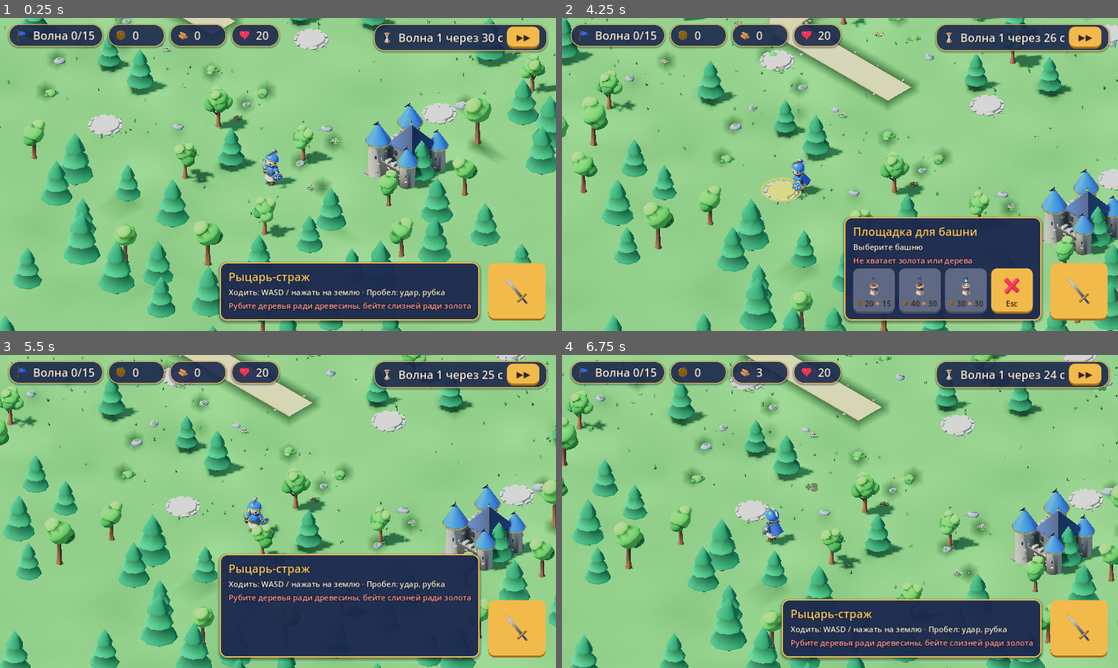
Above: before the commit, frames 1-4 (two rows, left to right).
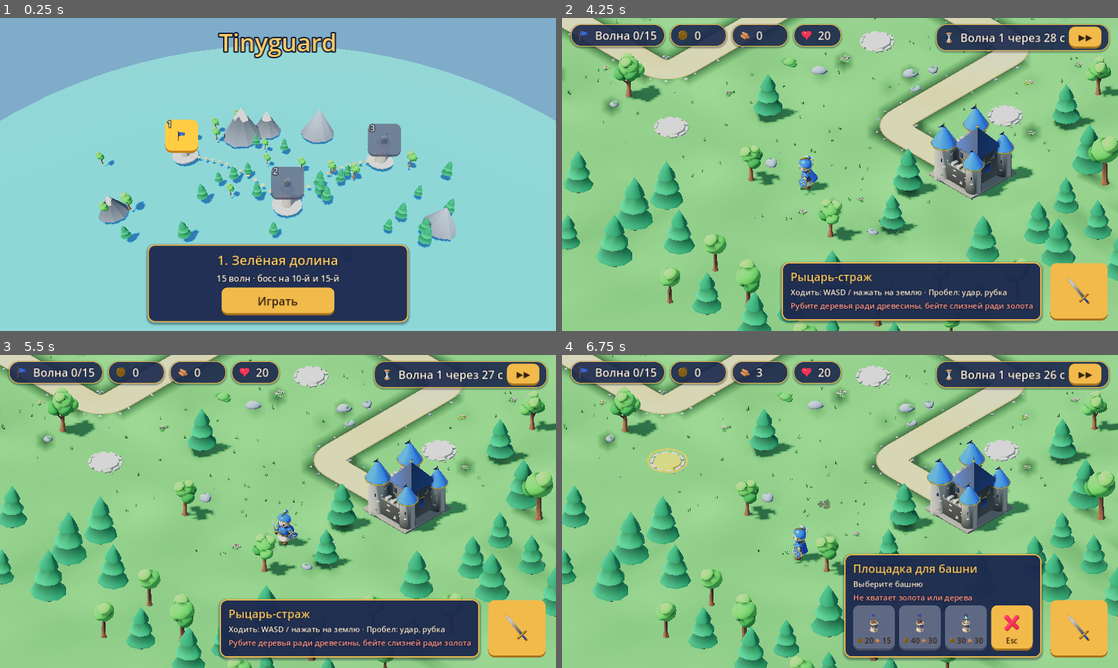
Above: after the commit, the same moments.

Repository: glebanya13/tinyguard
Game: Godot game, scene res://scenes/level_select.tscn
Same seed, same stepped clock (60 frames per second), same inputs: the game is played once before the commit and once after it. Before the commit the project starts from res://scenes/main.tscn.
Inputs (mouse positions are in pixels of both pictures, inside the frame that each line leads up to):
- Up to frame 1 (0.25 s): no input
- Up to frame 2 (4.25 s): click (745, 136) at 0.5 s, where only the run after the commit has a clickable "1"; click (745, 133) at 1.25 s, where only the run after the commit has a clickable "1"; click (840, 302) at 2 s, where only the run after the commit has a clickable "Играть"; move the mouse to (962, 158) at 2.77 s; hold D (move_right) 2.78-3.5 s; tap Space (attack) at 2.85 s; click (962, 158) at 2.92 s; drag from (728, 190) to (812, 237) at 3.52 s
- Up to frame 3 (5.5 s): move the mouse to (333, 442) at 4.27 s; hold D (move_right) 4.28-5 s; tap 3 (build_frost) at 4.35 s; click (333, 442) at 4.42 s; drag from (250, 574) to (111, 464) at 5.02 s
- Up to frame 4 (6.75 s): move the mouse to (1006, 558) at 5.77 s; hold A (move_left) 5.78-6.5 s; tap Space (attack) at 5.85 s; click (1006, 558) at 5.92 s; drag from (673, 464) to (756, 433) at 6.52 s

The runs differ from the first frame. In frame 1, 96% of the frame differs, in the area x 0-100%, y 0-100%; in frame 2, 47%; in frame 3, 43%; in frame 4, 48%.

Commit message:
Level select screen on the world map; it is the new entry scene
Co-Authored-By: Claude Opus 5.5 <noreply@anthropic.com>
Claude-Session: https://claude.ai/code/session_01Jn6C1T23zeB4fAt7EFLmDy

Diff:
--- a/project.godot
+++ b/project.godot
@@ -13,7 +13,7 @@
 config/name="Tinyguard"
 config/description="Lightweight low-poly 3D tower defense for Android."
 config/version="0.1.0"
-run/main_scene="res://scenes/main.tscn"
+run/main_scene="res://scenes/level_select.tscn"
 config/features=PackedStringArray("4.3", "GL Compatibility")
 config/icon="res://icon.svg"
 
--- /dev/null
+++ b/scenes/level_select.tscn
@@ -0,0 +1,126 @@
+[gd_scene load_steps=7 format=3]
+
+[ext_resource type="Script" path="res://scripts/level_select.gd" id="1_select"]
+[ext_resource type="PackedScene" path="res://assets/models/worldmap.glb" id="2_map"]
+[ext_resource type="Theme" path="res://ui/theme.tres" id="3_theme"]
+
+[sub_resource type="ProceduralSkyMaterial" id="sky_mat"]
+sky_top_color = Color(0.36, 0.6, 0.9, 1)
+sky_horizon_color = Color(0.74, 0.86, 0.95, 1)
+ground_bottom_color = Color(0.5, 0.7, 0.88, 1)
+ground_horizon_color = Color(0.74, 0.86, 0.95, 1)
+sun_angle_max = 20.0
+
+[sub_resource type="Sky" id="sky"]
+sky_material = SubResource("sky_mat")
+
+[sub_resource type="Environment" id="env_main"]
+background_mode = 2
+sky = SubResource("sky")
+ambient_light_source = 3
+ambient_light_color = Color(0.86, 0.9, 1, 1)
+ambient_light_sky_contribution = 0.6
+ambient_light_energy = 0.75
+reflected_light_source = 2
+tonemap_mode = 2
+tonemap_exposure = 0.95
+tonemap_white = 6.0
+adjustment_enabled = true
+adjustment_saturation = 1.12
+
+[node name="LevelSelect" type="Node3D"]
+script = ExtResource("1_select")
+
+[node name="WorldEnvironment" type="WorldEnvironment" parent="."]
+environment = SubResource("env_main")
+
+[node name="Sun" type="DirectionalLight3D" parent="."]
+transform = Transform3D(0.819152, 0.469846, -0.32899, 0, 0.573576, 0.819152, 0.573576, -0.67101, 0.469846, 0, 10, 0)
+light_color = Color(1, 0.94, 0.84, 1)
+light_energy = 1.05
+shadow_enabled = true
+shadow_blur = 1.5
+directional_shadow_mode = 0
+directional_shadow_max_distance = 40.0
+
+[node name="Camera" type="Camera3D" parent="."]
+transform = Transform3D(1, 0, 0, 0, 0.766044, 0.642788, 0, -0.642788, 0.766044, 0, 15, 17)
+fov = 45.0
+current = true
+
+[node name="Map" parent="." instance=ExtResource("2_map")]
+
+[node name="UI" type="CanvasLayer" parent="."]
+
+[node name="Root" type="Control" parent="UI"]
+layout_mode = 3
+anchors_preset = 15
+anchor_right = 1.0
+anchor_bottom = 1.0
+grow_horizontal = 2
+grow_vertical = 2
+mouse_filter = 2
+theme = ExtResource("3_theme")
+
+[node name="Title" type="Label" parent="UI/Root"]
+layout_mode = 1
+anchors_preset = 5
+anchor_left = 0.5
+anchor_right = 0.5
+offset_left = -300.0
+offset_top = 16.0
+offset_right = 300.0
+offset_bottom = 90.0
+grow_horizontal = 2
+theme_override_colors/font_color = Color(0.98, 0.8, 0.4, 1)
+theme_override_constants/outline_size = 12
+theme_override_font_sizes/font_size = 56
+text = "Tinyguard"
+horizontal_alignment = 1
+
+[node name="Sites" type="Control" parent="UI/Root"]
+layout_mode = 1
+anchors_preset = 15
+anchor_right = 1.0
+anchor_bottom = 1.0
+grow_horizontal = 2
+grow_vertical = 2
+mouse_filter = 2
+
+[node name="Info" type="PanelContainer" parent="UI/Root"]
+layout_mode = 1
+anchors_preset = 7
+anchor_left = 0.5
+anchor_top = 1.0
+anchor_right = 0.5
+anchor_bottom = 1.0
+offset_left = -300.0
+offset_top = -170.0
+offset_right = 300.0
+offset_bottom = -20.0
+grow_horizontal = 2
+grow_vertical = 0
+
+[node name="Content" type="VBoxContainer" parent="UI/Root/Info"]
+layout_mode = 2
+theme_override_constants/separation = 6
+alignment = 1
+
+[node name="Name" type="Label" parent="UI/Root/Info/Content"]
+layout_mode = 2
+theme_override_colors/font_color = Color(0.98, 0.8, 0.4, 1)
+theme_override_font_sizes/font_size = 30
+text = "1. Зелёная долина"
+horizontal_alignment = 1
+
+[node name="Subtitle" type="Label" parent="UI/Root/Info/Content"]
+layout_mode = 2
+theme_override_font_sizes/font_size = 20
+text = ""
+horizontal_alignment = 1
+
+[node name="PlayButton" type="Button" parent="UI/Root/Info/Content"]
+custom_minimum_size = Vector2(260, 64)
+layout_mode = 2
+size_flags_horizontal = 4
+text = "Играть"
--- /dev/null
+++ b/scripts/level_select.gd
@@ -0,0 +1,86 @@
+extends Node3D
+## Start screen: a 3D island map with one button per level. Locked levels
+## show a lock; finished ones a star. Picking a level and pressing "Play"
+## loads the game scene with LevelCatalog.selected_id set.
+
+const GAME_SCENE := "res://scenes/main.tscn"
+const LOCK_ICON: Texture2D = preload("res://ui/icons/lock.png")
+const STAR_ICON: Texture2D = preload("res://ui/icons/star.png")
+const CASTLE_ICON: Texture2D = preload("res://ui/icons/flag.png")
+## Seconds for one full slow turn of the camera around the island.
+const ORBIT_PERIOD := 90.0
+const ORBIT_SWAY := 0.12
+
+var _site_buttons: Array[Button] = []
+var _sites: Array[Node3D] = []
+var _selected: int = 0
+var _time: float = 0.0
+var _camera_base: Transform3D
+
+@onready var _map: Node3D = $Map
+@onready var _camera: Camera3D = $Camera
+@onready var _site_layer: Control = $UI/Root/Sites
+@onready var _name_label: Label = $UI/Root/Info/Content/Name
+@onready var _subtitle_label: Label = $UI/Root/Info/Content/Subtitle
+@onready var _play_button: Button = $UI/Root/Info/Content/PlayButton
+
+
+func _ready() -> void:
+	_camera_base = _camera.transform
+	var unlocked: int = LevelCatalog.unlocked()
+	for level: Dictionary in LevelCatalog.levels():
+		var id: int = int(level["id"])
+		var site := _map.find_child("Site%d" % id) as Node3D
+		if site == null:
+			continue
+		var button := Button.new()
+		button.custom_minimum_size = Vector2(76, 76)
+		button.focus_mode = Control.FOCUS_NONE
+		button.expand_icon = true
+		button.icon_alignment = HORIZONTAL_ALIGNMENT_CENTER
+		button.text = ""
+		if id > unlocked:
+			button.icon = LOCK_ICON
+			button.disabled = true
+			button.tooltip_text = "Пройдите предыдущий уровень"
+		else:
+			button.icon = STAR_ICON if LevelCatalog.is_completed(id) else CASTLE_ICON
+			button.pressed.connect(_select.bind(id))
+		_site_layer.add_child(button)
+		var number := Label.new()
+		number.text = str(id)
+		number.add_theme_font_size_override("font_size", 22)
+		number.position = Vector2(4, -6)
+		number.mouse_filter = Control.MOUSE_FILTER_IGNORE
+		button.add_child(number)
+		_site_buttons.append(button)
+		_sites.append(site)
+	_play_button.pressed.connect(_on_play_pressed)
+	_select(clampi(LevelCatalog.selected_id, 1, unlocked))
+
+
+func _process(delta: float) -> void:
+	_time += delta
+	# Gentle sway so the map feels alive.
+	var angle: float = sin(_time * TAU / ORBIT_PERIOD) * ORBIT_SWAY
+	_camera.transform = Transform3D(Basis(Vector3.UP, angle), Vector3.ZERO) * _camera_base
+	for i in _site_buttons.size():
+		var button: Button = _site_buttons[i]
+		var bob: float = sin(_time * 2.4 + i) * 4.0 if i + 1 == _selected else 0.0
+		var screen: Vector2 = _camera.unproject_position(_sites[i].global_position)
+		button.position = screen - button.size / 2.0 + Vector2(0.0, bob)
+
+
+func _select(id: int) -> void:
+	_selected = id
+	var level: Dictionary = LevelCatalog.get_level(id)
+	_name_label.text = "%d. %s" % [id, level["name"]]
+	_subtitle_label.text = level["subtitle"]
+	for i in _site_buttons.size():
+		_site_buttons[i].modulate = Color(1.15, 1.1, 0.9) if i + 1 == id else Color.WHITE
+
+
+func _on_play_pressed() -> void:
+	LevelCatalog.selected_id = _selected
+	_play_button.disabled = true
+	get_tree().change_scene_to_file(GAME_SCENE)
--- a/scripts/main.gd
+++ b/scripts/main.gd
@@ -96,7 +96,7 @@
 func _build_level() -> void:
 	var id: int = int(level["id"])
 	for part in ["terrain", "decor", "forest"]:
-		var scene: PackedScene = load("res://assets/models/level_%02d_%s.glb" % [id, part])
+		var scene: PackedScene = load("res://assets/models/level_%d_%s.glb" % [id, part])
 		var node: Node3D = scene.instantiate()
 		if part != "decor":
 			node.set_script(NO_SHADOW)
Binary file removed: assets/models/level_01_decor.glb
Not shown, removed: assets/models/level_01_decor.glb.import
Binary file removed: assets/models/level_01_forest.glb
Not shown, removed: assets/models/level_01_forest.glb.import
Binary file removed: assets/models/level_01_terrain.glb
Not shown, removed: assets/models/level_01_terrain.glb.import
Binary file added: assets/models/level_1_decor.glb
Not shown, added: assets/models/level_1_decor.glb.import
Binary file added: assets/models/level_1_forest.glb
Not shown, added: assets/models/level_1_forest.glb.import
Binary file added: assets/models/level_1_terrain.glb
Not shown, added: assets/models/level_1_terrain.glb.import
